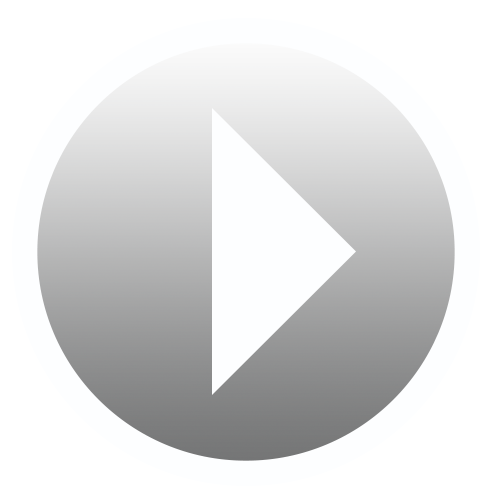
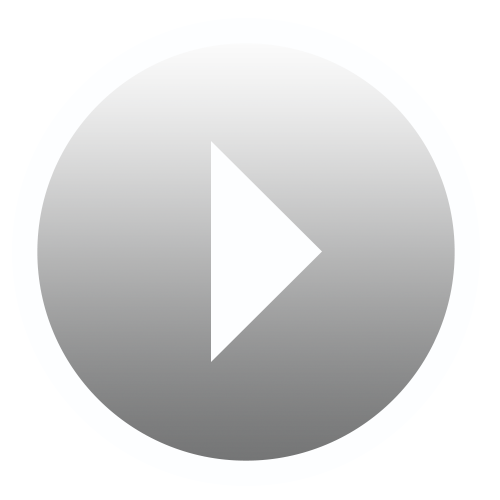
Layered file, before and after one edit (500px x 500px). Changes by layer:
painted on "Rectangle 1" over left=211, top=108, right=356, bottom=395
painted on "Ellipse 1" over left=211, top=108, right=356, bottom=395
